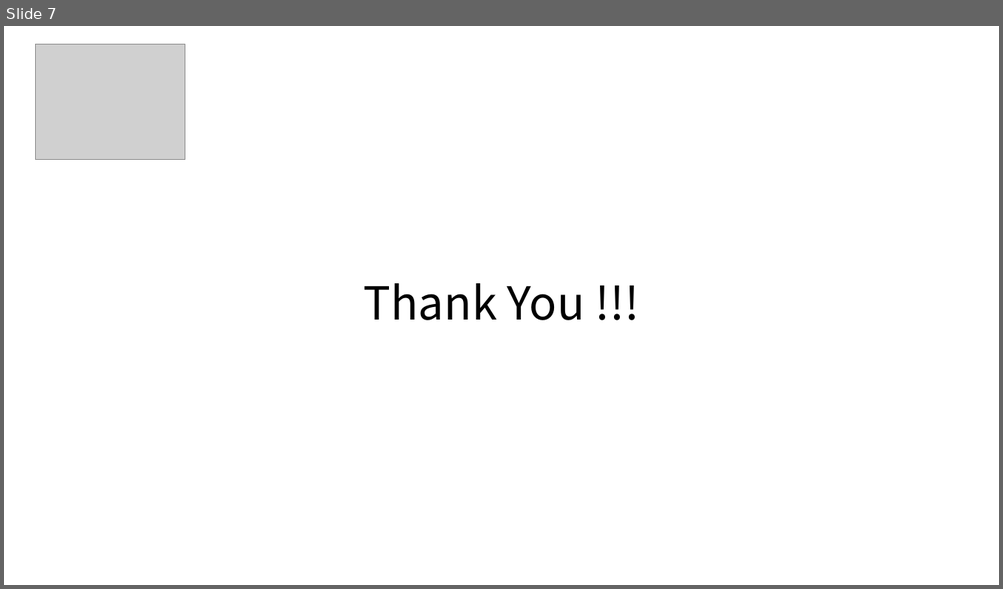
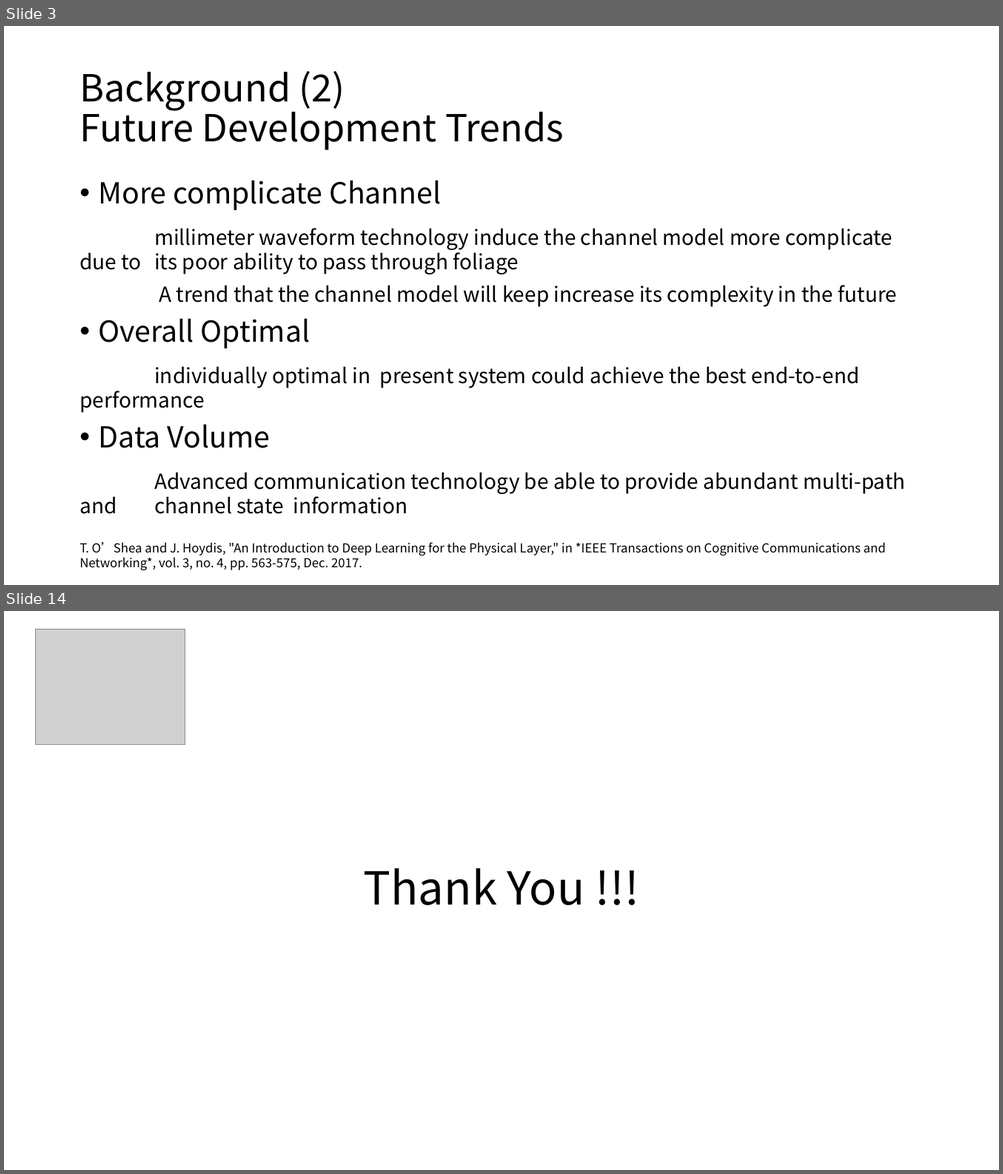
Before and after one commit to liuyuchen777/DET_Final, a slide deck: Deep Learning-Based Detector for OFDM-IM.pptx. Shown one above the other, each under a label of ours: slide 7 before the commit, slides 3 and 14 after it; the slides between them are not shown. The pictures are 1003x589 and 1003x1174 pixels, drawn with LibreOffice and Linux fonts; fonts in the diff are those of the drawing; grey boxes stand for pictures. Boxes give left, top, right and bottom in pixels: in the first picture for what was removed or moved away, otherwise in the second. Text is boxed around its words. In the diff, an @@ line names an element or a change of style, - is before the commit and + after.

```diff
--- a/Deep Learning-Based Detector for OFDM-IM.pptx
+++ b/Deep Learning-Based Detector for OFDM-IM.pptx
@@ slide 3 added at [4, 26, 999, 585], background #FFFFFF @@
@@ title added at [79, 71, 563, 150], 36 pt, text #000000 @@
+Background (2)
+Future Development Trends
@@ text added at [79, 180, 905, 514], 20 pt, text #000000 @@
+• More complicate Channel
+millimeter waveform technology induce the channel model more complicate due to its poor ability to pass through foliage
+A trend that the channel model will keep increase its complexity in the future
+• Overall Optimal
+individually optimal in present system could achieve the best end-to-end performance
+• Data Volume
+Advanced communication technology be able to provide abundant multi-path and channel state information
@@ text added at [79, 543, 885, 571], 12 pt, text #000000 @@
+T. O’Shea and J. Hoydis, "An Introduction to Deep Learning for the Physical Layer," in *IEEE Transactions on Cognitive Communications and Networking*, vol. 3, no. 4, pp. 563-575, Dec. 2017.
@@ what was slide 7 is now slide 14 @@
```
Also in this commit, not shown: 4 slides changed, 8 other slides added, 2 slides removed.
